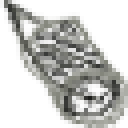
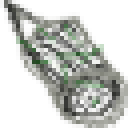
Layer changes from the first 128 x 128 image to the second:
painted on "Background" over (16, 24, 108, 108)
